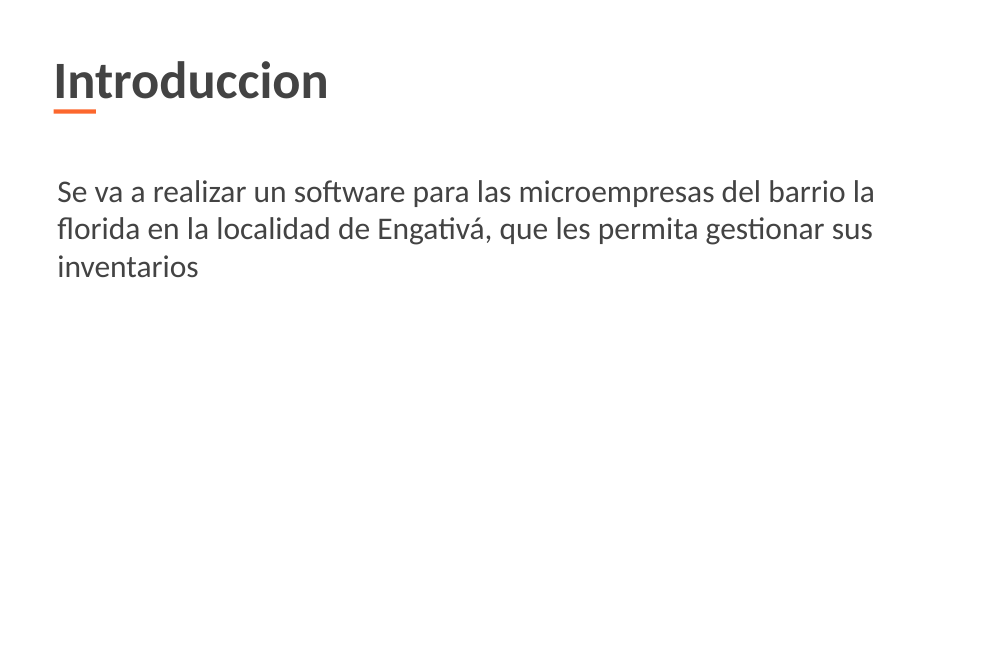
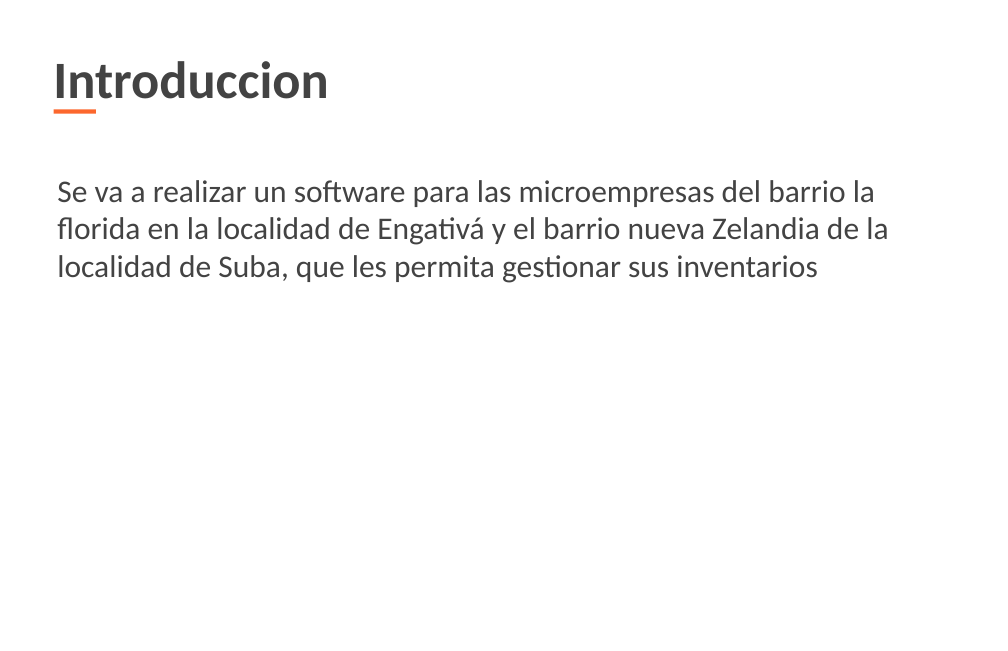
Before and after one commit to juanpa2723/INVENTARIO, a slide deck: slide 4 of Proyecto Inventario PDF/Proyecto Inventario.pptx (slide 5 before the commit). Drawn at 1008x651 pixels with LibreOffice and Linux fonts; fonts in the diff are those of the drawing; background and template pictures are left out. Boxes give left, top, right and bottom in pixels: in the first picture for what was removed or moved away, otherwise in the second. Text is boxed around its words. In the diff, an @@ line names an element or a change of style, - is before the commit and + after.

```diff
--- a/Proyecto Inventario PDF/Proyecto Inventario.pptx
+++ b/Proyecto Inventario PDF/Proyecto Inventario.pptx
@@ text at (x1=57, y1=180, x2=888, y2=283): text changed @@
-Se va a realizar un software para las microempresas del barrio la florida en la localidad de Engativá, que les permita gestionar sus inventarios
+Se va a realizar un software para las microempresas del barrio la florida en la localidad de Engativá y el barrio nueva Zelandia de la localidad de Suba, que les permita gestionar sus inventarios
```
Also in this commit, not shown: 18 other slides changed, 2 slides added, 15 slides removed.
